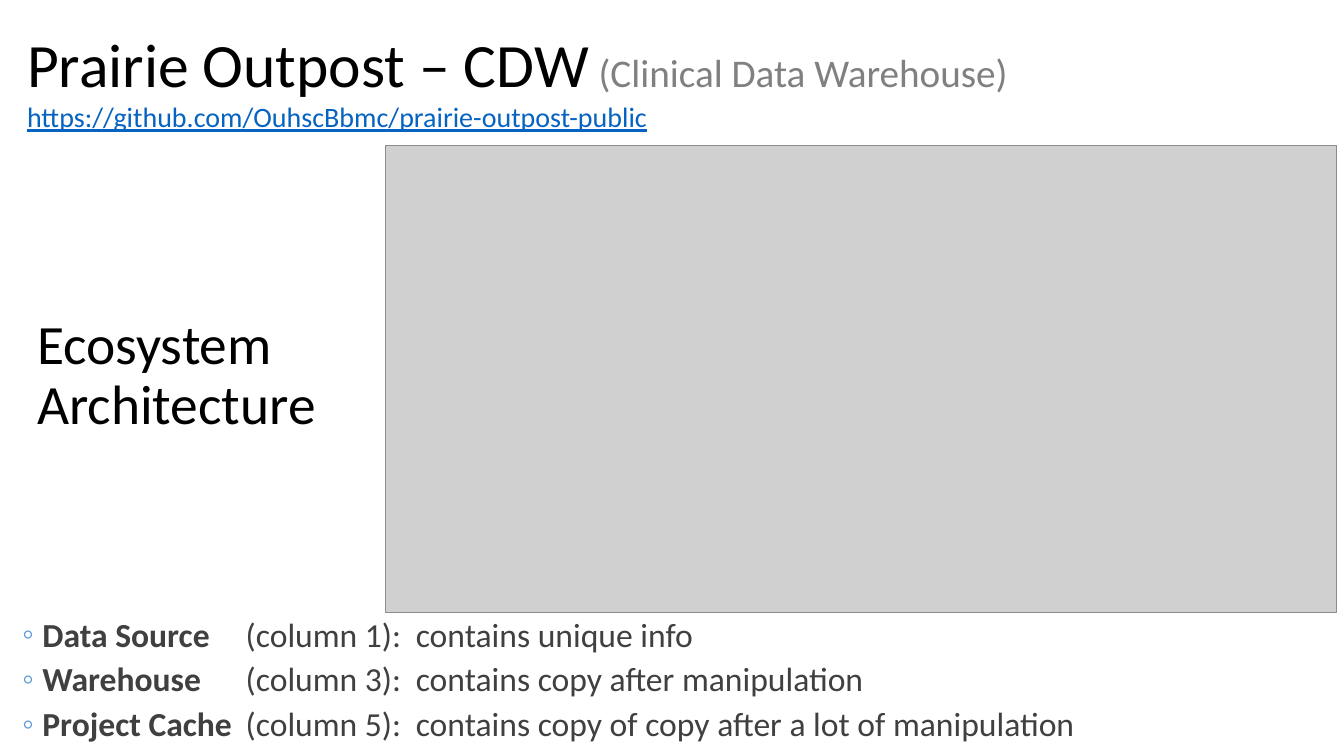
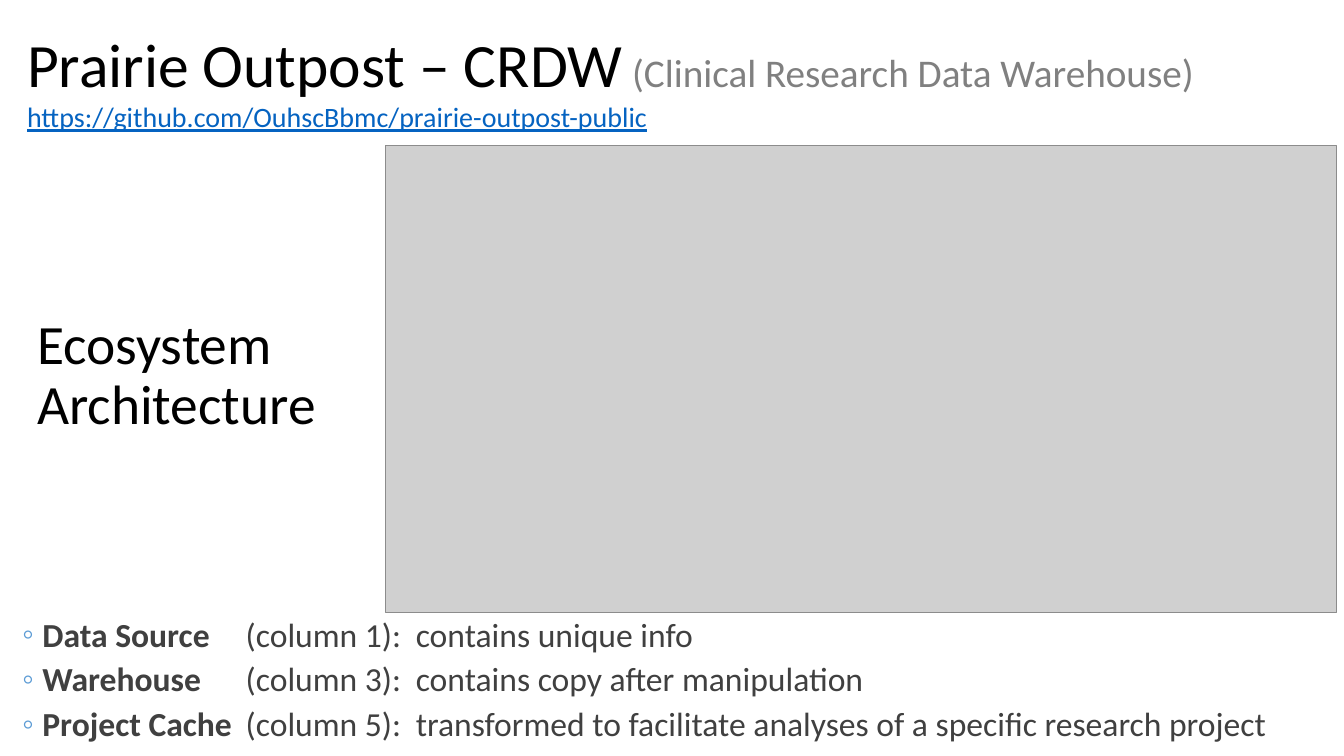
Before and after one commit to OuhscBbmc/prairie-outpost-public, a slide deck: slide 2 of publications/presentation-2020-12-ou-health/crdw-2020-12.pptx. Drawn at 1344x756 pixels with LibreOffice and Linux fonts; fonts in the diff are those of the drawing; grey boxes stand for pictures. Boxes give left, top, right and bottom in pixels: in the first picture for what was removed or moved away, otherwise in the second. Text is boxed around its words. In the diff, an @@ line names an element or a change of style, - is before the commit and + after.

```diff
--- a/publications/presentation-2020-12-ou-health/crdw-2020-12.pptx
+++ b/publications/presentation-2020-12-ou-health/crdw-2020-12.pptx
@@ text at (x1=27, y1=44, x2=1193, y2=97): text changed @@
-Prairie Outpost – CDW (Clinical Data Warehouse)
+Prairie Outpost – CRDW (Clinical Research Data Warehouse)
@@ text at (x1=42, y1=711, x2=1266, y2=742): text changed @@
-  ◦ Project Cache (column 5): contains copy of copy after a lot of manipulation
+  ◦ Project Cache (column 5): transformed to facilitate analyses of a specific research project
```
Also in this commit, not shown: 10 other slides changed, 3 other files.
